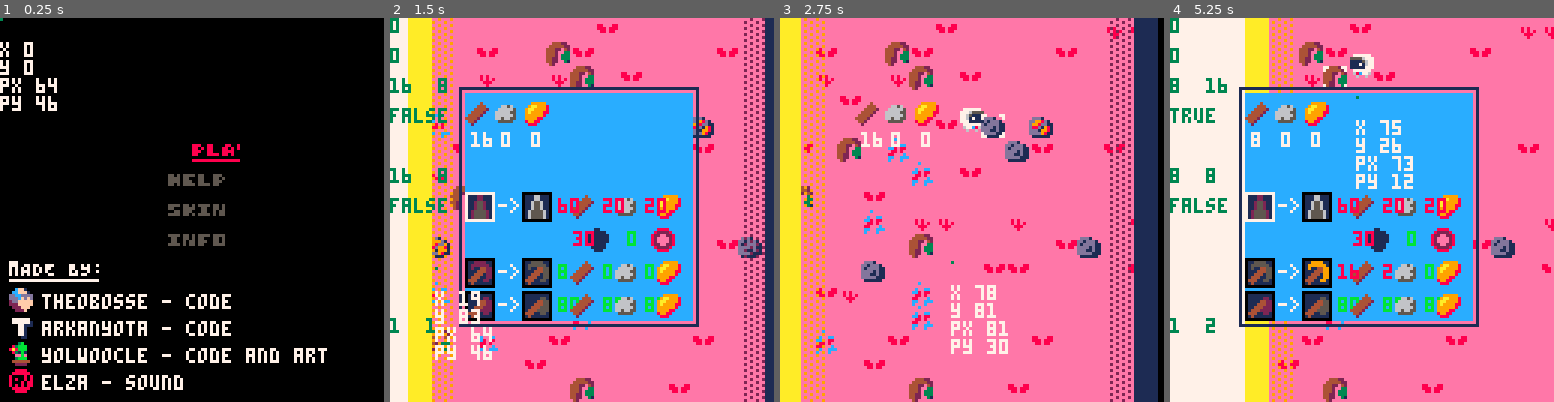
Above: before the commit, frames 1-4 (left to right).
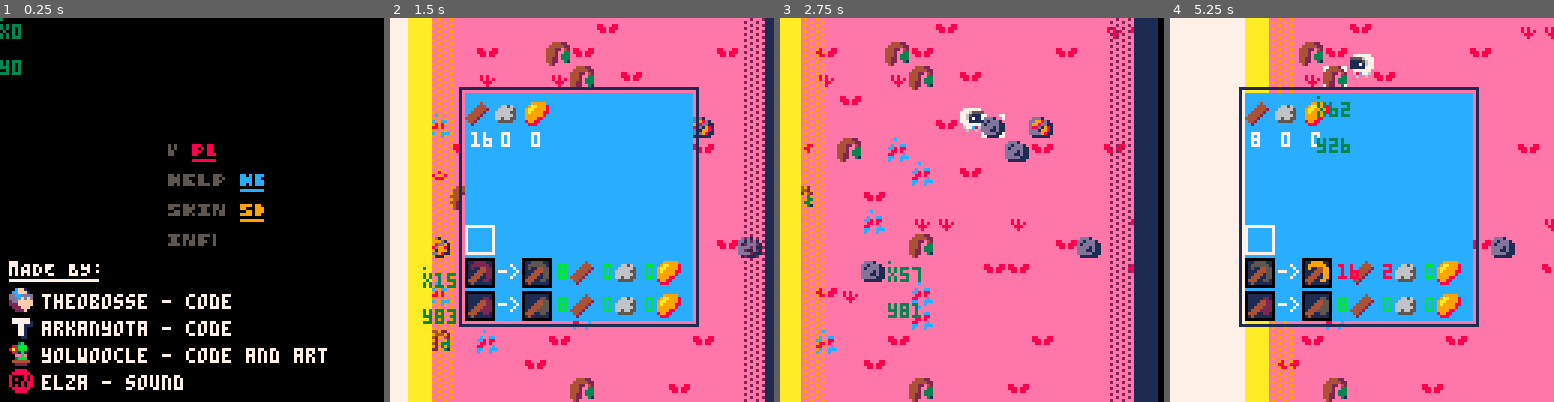
Above: after the commit, the same moments.

Repository: ARKANYOTA/ludumdare47
Game: PICO-8 cartridge arkanv1.p8
Two runs of this game, one before a commit and one after it. Both use one fixed random seed, a clock stepped at 60 frames per second and the inputs below.
Inputs (mouse positions are in pixels of both pictures, inside the frame that each line leads up to):
- Up to frame 1 (0.25 s): no input
- Up to frame 2 (1.5 s): tap X (X key) at 0.33, 1.07 s; click (670, 121) at 0.67 s; tap O (Z key) at 0.7 s; click (436, 267) at 1.22 s
- Up to frame 3 (2.75 s): hold Right 1.6-2.1 s; tap O (Z key) at 1.7, 2.1, 2.5 s; click (887, 114) at 1.77 s; tap X (X key) at 1.85 s; hold Up 2.15-2.42 s; click (952, 259) at 2.32 s; hold Right from 2.47 s (still down)
- Up to frame 4 (5.25 s): click (1404, 106) at 2.87 s; tap O (Z key) every 0.4 s from 2.9 to 4.9 s; tap X (X key) at 2.97, 4.08, 5.2 s; release Right at 3.03 s; hold Left 3.08-3.58 s; click (1465, 256) at 3.42 s; hold Down 3.63-3.97 s; click (1231, 102) at 3.97 s; hold Right 4.02-4.68 s; click (1292, 248) at 4.52 s; hold Up 4.73-5.03 s; click (1354, 94) at 5.07 s; hold Left from 5.08 s (still down)

The runs differ from the first frame. In frame 1, 1.6% of the frame differs, in the area x 0-69%, y 1-60%; in frame 2, 5.6%; in frame 3, 2.2%; in frame 4, 5.6%, in the area x 0-76%, y 0-83%.

Commit message:
Overwrite

Diff:
--- a/arkanv1.p8
+++ b/arkanv1.p8
@@ -39,14 +39,13 @@
 --pioche(pixaxe)
 p=1
 --hache(axe)
+
 a=1
-f=1
 pmax = 3
 amax = 3
-fmax = 3
 inv={w=16,s=0,i=0,c=0,m=0}
+
 open=false
-mine=0
 --requied item
 req={
 	p={
@@ -60,11 +59,11 @@
 		i={0,0,5}
 	},
 	f={
-		w={60,99,99,99},
-		s={20,50,80,99},
-		i={20,35,70,99},
-		c={30,50,75,99},
-		m={0,2,5,10}
+		w={64,64,64,64},
+		s={64,64,64,64},
+		i={64,64,64,64},
+		c={64,64,64,64},
+		m={64,64,64,64}
 	}
 }
 sobj = 0
@@ -73,7 +72,7 @@
 -->8
 --init update
 function _init()
- poke(0x5f2d,1)
+ poke(0x5f2d, 1)
 end
 
 function _update60()
@@ -88,17 +87,12 @@
 	 else
 	 	movement()
 		end
-
-  --hot and cold zones
-		if(clock%6==0) safex+=0.75
-		if(safex>900) safex=0
-		for i=1,17 do
-		  mget()
-		end
-
-  --mine
+--hot and cold zones
+		if(clock%6==0)safex+=0.75
+		if(safex>1024)safex=0
+
 	 m=mget(cux/8, cuy/8)
-	 if mt>=gettime(m) then
+	 if mt==gettime(m) then
 	   mining(cux/8, cuy/8)
 	 end
 
@@ -169,17 +163,11 @@
 		mat=mget(cux/8,cuy/8)
 		t=gettime(mat)
 		if mt>0 and
-		canmine(mat) then
+		canmine(m) then
 		  color(1)
-		  if t==nil then
-		    pe=0
-		  else
-		    pe=((mt/t)*100)\1
-		  end
-
+		  pe=((mt/t)*100)\1
 		  lx=cux
 		  ly=cuy
-
 		  if rot==0 then
 		    ly-=8
 		  elseif rot==1 then
@@ -200,19 +188,11 @@
 
 		--func debug page 3
 		if(bdebug) then debug() end
-
-		drawhotbar()
 	end
-
-		moux=stat(32)
-		mouy=stat(33)
-		pset(moux+cx,mouy,3)
-		color(7)
-		print("",moux+cx,mouy+2)
-		print("x "..moux+cx)
-		print("y "..mouy)
-		print("px "..x)
-		print("py "..y)
+		pset(stat(32),stat(33),3)
+		print("x"..stat(32),stat(32),stat(33)+2)
+		print("")
+		print("y"..stat(33))
 end
 -->8
 --debug
@@ -284,35 +264,29 @@
 function gettime(material)
   if material==80 then
     if a==1 then
-      return 120
+      return 90
     elseif a==2 then
-      return 90
+      return 70
     elseif a==3 then
-      return 70
-    elseif a==4 then
       return 40
     else
       return 120
     end
   elseif material==81 then
-    if p==2 then
+    if p==1 then
       return 120
+    elseif p==2 then
+      return 90
     elseif p==3 then
-      return 90
-    elseif p==4 then
       return 70
-    else
-      return 50
     end
   elseif material==82 then
-    if p==2 then
+    if p==1 then
       return 160
+    elseif p==2 then
+      return 130
     elseif p==3 then
-      return 160
-    elseif p==4 then
-      return 140
-    else
-      return 140
+      return 100
     end
   elseif material==83 then
     if p==2 then
@@ -320,8 +294,6 @@
     elseif p==3 then
       return 75
     elseif p==4 then
-      return 50
-    else
       return 50
     end
   elseif material==84 then
@@ -331,8 +303,6 @@
       return 220
     elseif p==4 then
       return 220
-    else
-      return 220
     end
   else
     return 9999
@@ -343,23 +313,27 @@
 -- menu
 intmenu = 0
 tuto = false
+info = true
 function upmenu()
 	--btn control
 
  if btnp(⬇️) then intmenu +=1 end
  if btnp(⬆️) then intmenu -=1 end
  if btnp(❎) or btnp(🅾️) then
-  if intmenu%3==0 then
+  if intmenu%4==0 then
  		menu=false
  	end
- 	if intmenu%3==1 then
+ 	if intmenu%4==1 then
  		tuto=not tuto
  	end
- 	if intmenu%3==2 then
+ 	if intmenu%4==2 then
 
  	end
- end
- if intmenu%3==2 then
+ 	if intmenu%4==3 then
+			info=not info
+ 	end
+ end
+ if intmenu%4==2 then
   if btnp(⬅️) then sp =(sp+1)%3 end
   if btnp(➡️) then sp =(sp-1)%3 end
 -- 	if btnp(⬅️) then sp =sp+1 end
@@ -372,29 +346,29 @@
 end
 
 function drmenu()
-	--print("arkan theodore yolwoocle elza")
 	--affiche
 	if intmenu%4==0 then
- 	spr(131,56,40, 3,1)
+ 	spr(130,56,40, 2,1)
  else
- 	spr(128,56,40, 3,1)
+ 	spr(128,56,40, 4,1)
  end
  if intmenu%4==1 then
- 	spr(147,56,50, 3,1)
+ 	spr(146,56,50, 2,1)
  else
- 	spr(144,56,50, 3,1)
+ 	spr(144,56,50, 4,1)
  end
 
  if intmenu%4==2 then
- 	spr(163,56,60, 3,1)
+ 	spr(162,56,60, 2,1)
+
  	spr(4+(sp*16),46,60, 1,1)
  else
- 	spr(160,56,60, 3,1)
+ 	spr(160,56,60, 4,1)
  end
  if intmenu%4==3 then
- 	spr(179,56,70, 3,1)
+ 	spr(178,56,70, 2,1)
  else
- 	spr(176,56,70, 3,1)
+ 	spr(176,56,70, 2,1)
  end
  --tuto
  if tuto then
@@ -410,16 +384,19 @@
  	print("❎ invntory",zx+40, zy+10)
  end
 
- color(7)
- print("mADE BY:",3,81)
- line(3,87,32,87)
- for i=0,3 do
- 	spr(i+124,3,90+i*9)
- end
- print("theobosse - code",14,92)
- print("arkanyota - code",14,101)
- print("yolwoocle - code and art",14,110)
- print("elza - sound",14,119)
+	if info then
+ 	 color(7)
+     print("mADE BY:",3,81)
+     line(3,87,32,87)
+     for i=0,3 do
+	 spr(i+124,3,90+i*9)
+     print("theobosse - code",14,92)
+     print("arkanyota - code",14,101)
+     print("yolwoocle - code and art",14,110)
+     print("elza - sound",14,119)
+    end
+ end
+
 end
 
 
@@ -456,12 +433,10 @@
 
 	 m=mget(cux/8, cuy/8)
 	 if btn(🅾️) and
-	    canmine(m) and
-     (mine==0 or
-     mine==m) then
-   mine=m
+	 canmine(m) then
    if rot==0 and
-     fget(m)==mf then
+     fget(m)==mf
+    	then
        mt+=1
    elseif rot==1 and
      fget(m)==mf
@@ -476,11 +451,9 @@
      then
        mt+=1
    else
-     mine=0
      mt=0
    end
  else
-   mine=0
    mt=0
  end
 
@@ -508,134 +481,70 @@
 
 
 -->8
-function drawhotbar()
- spr(96,cx+25,cy+28)
+function invsee()
+
+	rectfill(
+		cx+25,cy+25,
+		cx+100,cy+100,12)
+	rect(
+		cx+23,cy+23,
+		cx+102,cy+102,1)
+
+	spr(96,cx+25,cy+28)
 	spr(97,cx+35,cy+28)
 	spr(98,cx+45,cy+28)
 	color(7)
 	printui(inv.w,27,38)
 	printui(inv.s,37,38)
 	printui(inv.i,47,38)
-end
-
-function invsee()
-
-	rectfill(
-		cx+25,cy+25,
-		cx+100,cy+100,12)
-	rect(
-		cx+23,cy+23,
-		cx+102,cy+102,1)
-
-
-
-	 --fusee
-	--upgrade fusee
-	--pioche fusee
-	rectfill(cx+25, 58, cx+25+9, 58+9, 1)
-	spr(100+f, cx+26, 59)
-
-	if fmax>=f then
-		--fusee vers upgrade
-	    rectfill(cx+44, 58, cx+44+9, 58+9, 1)
-	    rect(cx+44, 58, cx+44+9, 58+9, 0)
-		spr(101+f, cx+45, 59)
-		--fleche entre 2
-		printui("->",36,60)
-
-		--couleur du chiffre avant
-		if inv.w < req.f.w[f] then
-			wcolor = 8 else wcolor = 11
-		end
-
-		if inv.s < req.f.s[f] then
-			scolor = 8 else scolor = 11
-		end
-
-		if inv.i < req.f.i[f] then
-			icolor = 8 else icolor = 11
-		end
-
-		if inv.c < req.f.c[f] then
-			ccolor = 8 else ccolor = 11
-		end
-
-		if inv.m < req.f.m[f] then
-			mcolor = 8 else mcolor = 11
-		end
-
-		--chiffre et sprite de ce que
-		--on a besoin pour craft
-		spr(96,cx+60,59)
-		printui(req.f.w[f],56,60, wcolor)
-
-		spr(97,cx+75,59)
-		printui(req.f.s[f],71,60, scolor)
-
-		spr(98,cx+89,59)
-		printui(req.f.i[f],85,60, icolor)
-
-		spr(99,cx+65,70)
-		printui(req.f.c[f],61,71, ccolor)
-
-		spr(100,cx+87,70)
-		printui(req.f.m[f],79,71, mcolor)
-	else
-		printui("max lvl reached",37,82, 11)
-	end
 
 	--pioche
 	--upgrade pioche
 	--pioche actuelle
 	rectfill(cx+25, 80, cx+25+9, 80+9, 1)
 	spr(68+p, cx+26, 81)
-
-	--pioche vers upgrade
-    rectfill(cx+44, 80, cx+44+9, 80+9, 1)
-    rect(cx+44, 80, cx+44+9, 80+9, 0)
-	spr(69+p, cx+45, 81)
-	--fleche entre 2
-	printui("->",36,82)
-
-	--couleur du chiffre avant
-	if inv.w < req.p.w[p] then
-		wcolor = 8 else wcolor = 11
+	if pmax>=p then
+		--pioche vers upgrade
+	 rectfill(cx+44, 80, cx+44+9, 80+9, 1)
+	 rect(cx+44, 80, cx+44+9, 80+9, 0)
+		spr(69+p, cx+45, 81)
+		--fleche entre 2
+		printui("->",36,82)
+
+		--couleur du chiffre avant
+		if inv.w < req.p.w[p] then
+			wcolor = 8 else wcolor = 11
+		end
+		if inv.s < req.p.s[p] then
+			scolor = 8 else scolor = 11
+		end
+		if inv.i < req.p.i[p] then
+			icolor = 8 else icolor = 11
+		end
+
+		--chiffre et sprite de ce que
+		--on a besoin pour craft
+		spr(96,cx+60,81)
+		printui(req.p.w[p],56,82, wcolor)
+
+		spr(97,cx+75,81)
+		printui(req.p.s[p],71,82, scolor)
+
+		spr(98,cx+89,81)
+		printui(req.p.i[p],85,82, icolor)
+	else
+		printui("max lvl reached",37,82, 11)
 	end
-
-	if inv.s < req.p.s[p] then
-		scolor = 8 else scolor = 11
-	end
-
-	if inv.i < req.p.i[p] then
-		icolor = 8 else icolor = 11
-	end
-
-	--chiffre et sprite de ce que
-	--on a besoin pour craft
-	spr(96,cx+60,81)
-	printui(req.p.w[p],56,82, wcolor)
-
-	spr(97,cx+75,81)
-	printui(req.p.s[p],71,82, scolor)
-
-	spr(98,cx+89,81)
-	printui(req.p.i[p],85,82, icolor)
-
 
 	--hache
 	--upgrade hache
 	--hache actuelle
 	rectfill(cx+25, 91, cx+25+9, 91+9, 1)
 	spr(84+a, cx+26, 92)
-…(5 lines of a section not shown)…
 	if amax>=a then
 		--pioche vers upgrade
-	    rectfill(cx+44, 91, cx+44+9, 91+9, 1)
-	    rect(cx+44, 91, cx+44+9, 91+9, 0)
+	 rectfill(cx+44, 91, cx+44+9, 91+9, 1)
+	 rect(cx+44, 91, cx+44+9, 91+9, 0)
 		spr(85+a, cx+45, 92)
 		--fleche entre 2
 		printui("->",36,93)
@@ -656,87 +563,49 @@
 		--chiffre et sprite de ce que
 		--on a besoin pour craft
 		spr(96,cx+60,92)
-		printui(req.f.w[f],56,93, wcolor)
+		printui(req.a.w[a],56,93, wcolor)
 
 		spr(97,cx+75,92)
-		printui(req.f.s[f],71,93, scolor)
+		printui(req.a.s[a],71,93, scolor)
 
 		spr(98,cx+89,92)
-		printui(req.f.i[f],85,93, icolor)
+		printui(req.a.i[a],85,93, icolor)
 	else
 		printui("max lvl reached",37,92, 11)
 	end
 
-	--couleur du chiffre avant
-	if inv.w < req.a.w[a] then
-		wcolor = 8 else	wcolor = 11
-	end
-
-	if inv.s < req.a.s[a] then
-		scolor = 8 else scolor = 11
-	end
-
-	if inv.i < req.a.i[a] then
-		icolor = 8 else icolor = 11
-	end
-
-	--chiffre et sprite de ce que
-	--on a besoin pour craft
-	spr(96,cx+60,92)
-	printui(req.a.w[a],56,93, wcolor)
-
-	spr(97,cx+75,92)
-	printui(req.a.s[a],71,93, scolor)
-
-	spr(98,cx+89,92)
-	printui(req.a.i[a],85,93, icolor)
-
-
 	--selected object
 	--contour
 	if sobj==0 then --fusee
-		rect(cx+25, 58, cx+25+9, 58+9, 7)
+		rect(cx+25, 69, cx+25+9, 69+9, 7)
 	else
-		rect(cx+25, 58, cx+25+9, 58+9, 0)
+		rect(cx+25, 69, cx+25+9, 69+9, 0)
 	end
-
 	if sobj==1 then --pioche
 		rect(cx+25, 80, cx+25+9, 80+9, 7)
 	else
 		rect(cx+25, 80, cx+25+9, 80+9, 0)
 	end
-
 	if sobj==2 then --hache
 		rect(cx+25, 91, cx+25+9, 91+9, 7)
 	else
 		rect(cx+25, 91, cx+25+9, 91+9, 0)
 	end
 
-	--crafting
-	--pioche
-	printui(sobj, 0,0, 3)
-	printui(debugvar, 0,10, 3)
-	printui(a.."  "..p, 0,100, 3)
-	printui(inv.w.."  "..req.p.w[p], 0,20, 3)
-	printui(inv.w < req.p.w[p], 0,30, 3)
-
-	printui(inv.w.."  "..req.a.w[a], 0,50, 3)
-	printui(inv.w < req.a.w[a], 0,60, 3)
 end
 
 
 function invup()
-  if btnp(❎) then
-    open=false
-  end
-  if btnp(⬆️) then
-    sobj= (sobj-1)%3
-  end
-  if btnp(⬇️) then
-    sobj= (sobj+1)%3
-  end
-
-  if btnp(🅾️) then
+	if btnp(❎) then
+  open=false
+ end
+ if btnp(⬆️) then
+ 	sobj= (sobj-1)%3
+ end
+ if btnp(⬇️) then
+ 	sobj= (sobj+1)%3
+ end
+ if btnp(🅾️) then
  	if sobj==0 then --fusee
  	 --[[if not (req.f[p] == nil )and
  	 		 not (inv.w < req.p.w[p]) and
@@ -761,9 +629,8 @@
  			p+=1
  		end
  	end
-
  	if sobj==2 then --hache
- 	     if not (req.a.w[a] == nil  ) and
+ 	 if not (req.a.w[a] == nil )and
  	 		 not (inv.w < req.a.w[a]) and
 	 	 	 not (inv.s < req.a.s[a]) and
  	  	 not (inv.i < req.a.i[a]) then
@@ -773,9 +640,40 @@
  			a+=1
  		end
  	end
-
-  end
-end
+ end
+end
+…(32 lines of a section not shown)…
 
 
 
Not shown, changed: 73 lines of the sprite sheet (__gfx__) section of arkanv1.p8
Not shown, changed: the sound effects (__sfx__) section of arkanv1.p8
